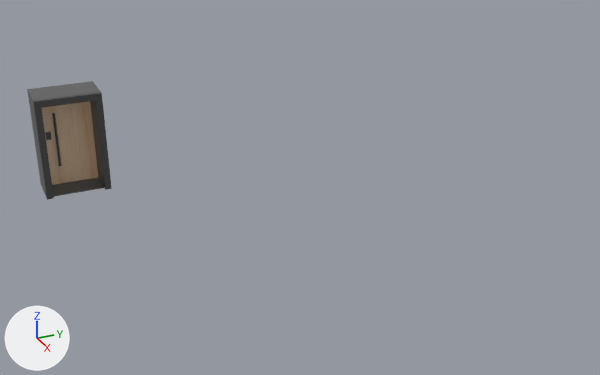
Renders of the FBX model Assets/Modelos Nivel 2/EspacioPuerta.fbx from each side of a commit.
One viewpoint serves both versions: a camera (50 mm lens) standing at (15.42, -8.23, 10.43) and looking at (-3.04, 0.08, 1.2). Arrows for +X, +Y and +Z are at lower left; the lights stay in place. Where no turn or scale is listed for an object, it has been applied to the vertices. Vertices at the same position are counted once.
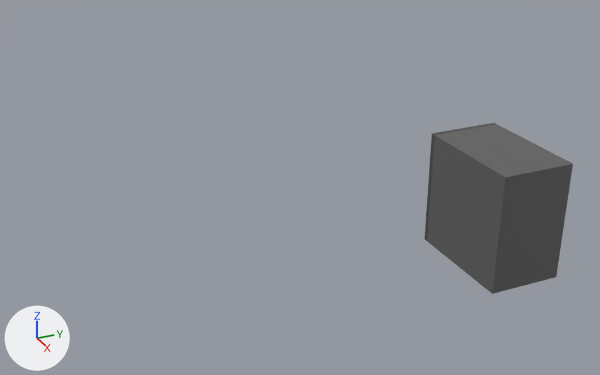
Boxes (x1, y1, x2, y2) around the edits, measured in the pictures (600 x 375 px; the box of a moved part takes in the faces that stretch with it):
'Cube.003', reshaped, moved (74% wider, 43% taller)
    before: (27, 81, 112, 200)
    after: (424, 123, 573, 294)
part 1 of me_cube, moved or reshaped (not visible afterwards)
    before: (52, 113, 62, 166)
part 2 of me_cube, added
    after: (424, 123, 573, 294)
part 3 of me_cube, deleted
    before: (27, 81, 112, 200)

The edits, one by one:
me_cube is used by ob_cube_003; location (-8.5, -4.99, 1.48).
me_cube had 298 vertices, 258 faces and spanned x -0.45..0.8, y -0.94..0.95, z -1.48..1.52.
me_cube now has 299 vertices, 257 faces and spans x -1.06..1.94, y 2.82..4.71, z 0.0..3.0.
me_cube part 1: the loose piece of 203 vertices spanning x -0.2..-0.03, y -0.38..-0.3, z -0.84..0.82 is turned 180 degrees about the z axis through its middle, then moved by (0.18, 4.45, 1.48).
me_cube part 2: a new loose piece of 28 vertices spanning x -1.06..1.94, y 2.82..4.71, z 0.0..3.0, in mat_paletadegrade (picture img_paleta_degrade_png).
me_cube part 3: the loose piece of 95 vertices spanning x -0.45..0.8, y -0.94..0.95, z -1.48..1.52 is deleted.
Object 'Cube.003' (ob_cube_003) moves from (-8.5, -4.99, 1.48) to (0.0, 0.0, 0.0).
